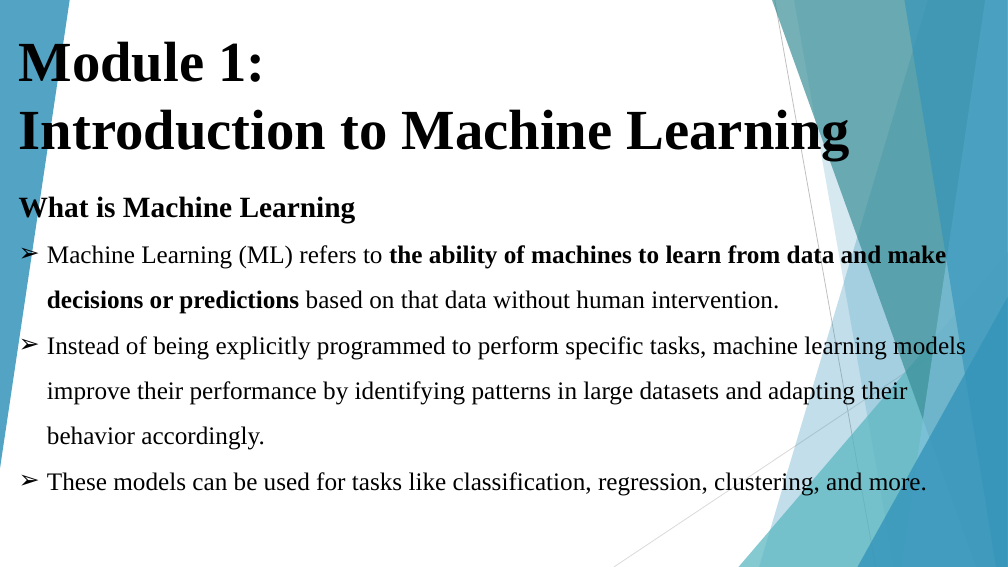
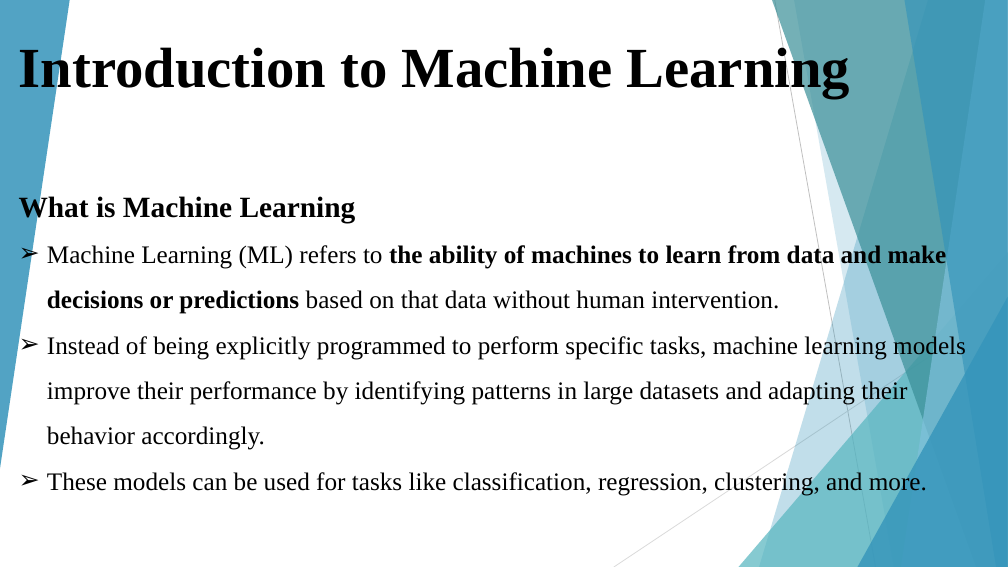
Before and after one commit to Lumumba1992/MEDIACREST, a slide deck: slide 2 of week4/Machine Learning Training Slides.pptm (slide 8 before the commit). Drawn at 1008x567 pixels with LibreOffice and Linux fonts; fonts in the diff are those of the drawing. Boxes give left, top, right and bottom in pixels: in the first picture for what was removed or moved away, otherwise in the second. Text is boxed around its words. In the diff, an @@ line names an element or a change of style, - is before the commit and + after.

```diff
--- a/week4/Machine Learning Training Slides.pptm
+++ b/week4/Machine Learning Training Slides.pptm
@@ title at [19, 43, 850, 98]: text changed @@
-Module 1:
-Introduction to Machine Learning
+Introduction to Machine Learning
```
Also in this commit, not shown: 1 other slide changed, 59 slides removed, 1 other file.
